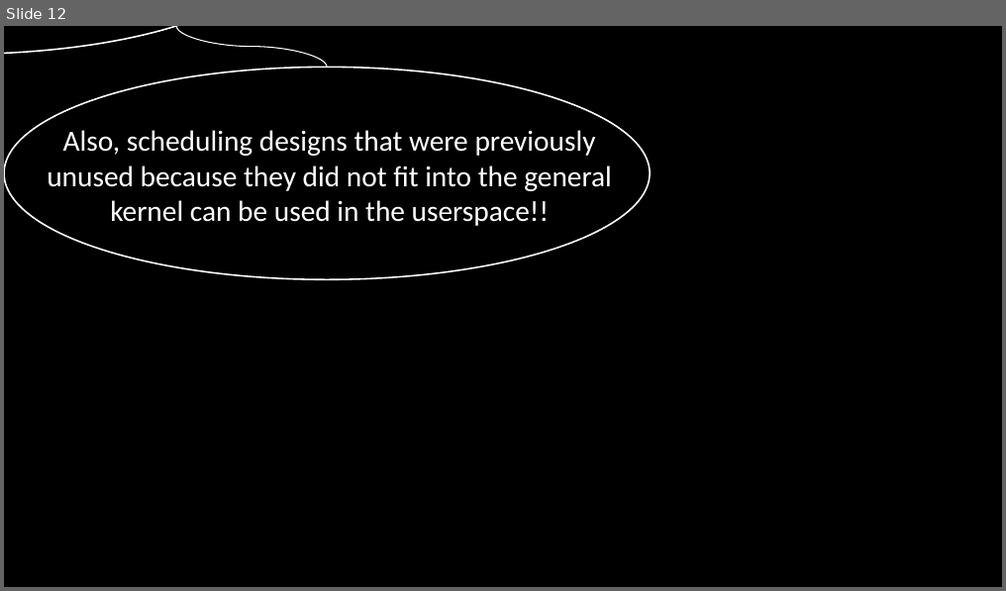
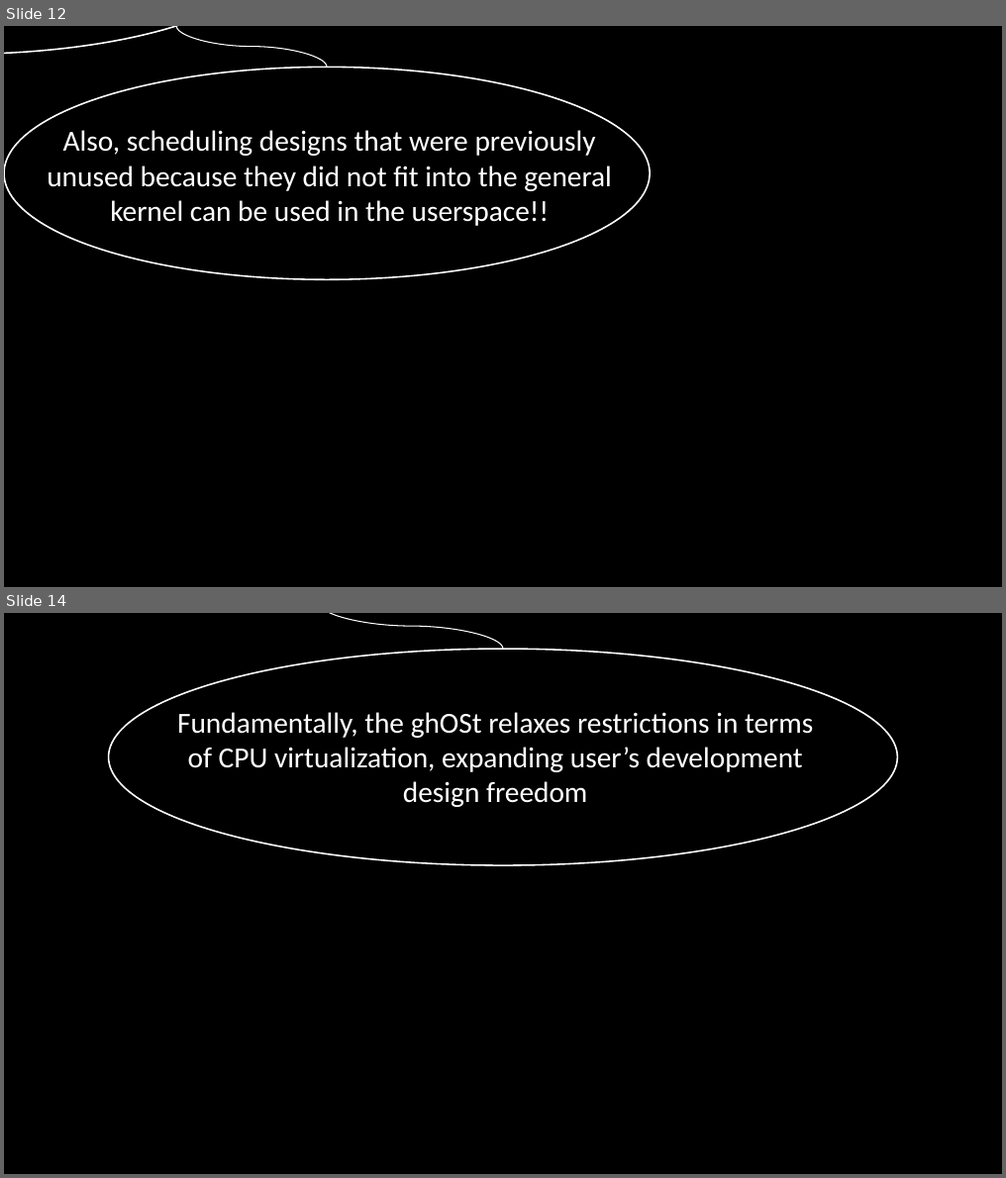
Before and after one commit to minseok127/paper_reviews, a slide deck: operating_system/ghOSt/ghOSt.pptx. Shown one above the other, each under a label of ours: slide 12 before the commit, slides 12 and 14 after it; the slides between them are not shown. The pictures are 1006x591 and 1006x1178 pixels, drawn with LibreOffice and Linux fonts; fonts in the diff are those of the drawing. Boxes give left, top, right and bottom in pixels: in the first picture for what was removed or moved away, otherwise in the second. Text is boxed around its words. In the diff, an @@ line names an element or a change of style, - is before the commit and + after.

Commit message:
add fundamental insight of ghOSt

```diff
--- a/operating_system/ghOSt/ghOSt.pptx
+++ b/operating_system/ghOSt/ghOSt.pptx
@@ slide 14 added at (4,613,1002,1174), background #000000 @@
@@ curved line added from (319, 613) to (503, 649), #FFFFFF 1 pt @@
@@ ellipse added at (109,649,898,866), outline #FFFFFF 1.5 pt @@
@@ text added at (177,712,813,807), 28 pt, text #FFFFFF @@
+Fundamentally, the ghOSt relaxes restrictions in terms of CPU virtualization, expanding user’s development design freedom
```
Also in this commit, not shown: 1 slide changed, 6 other slides added.
